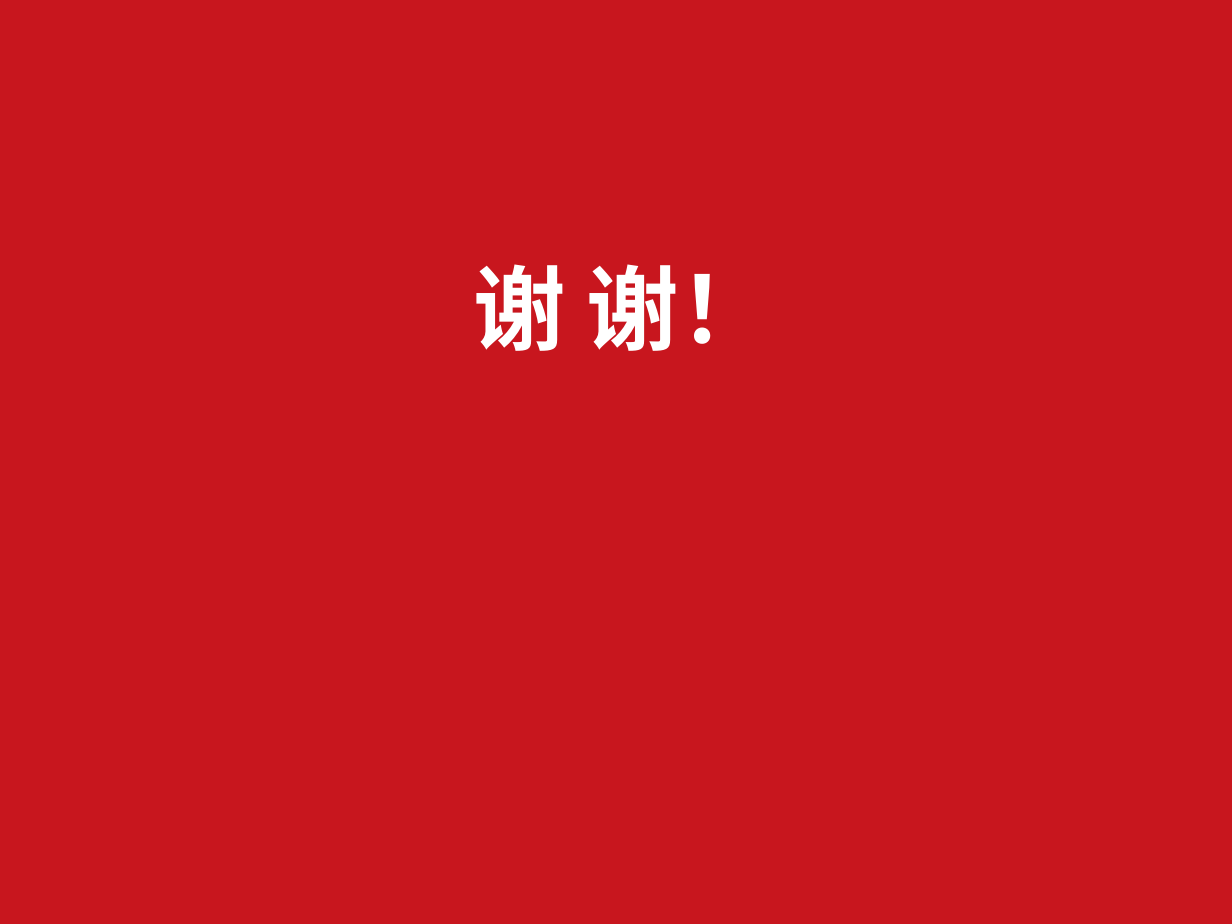
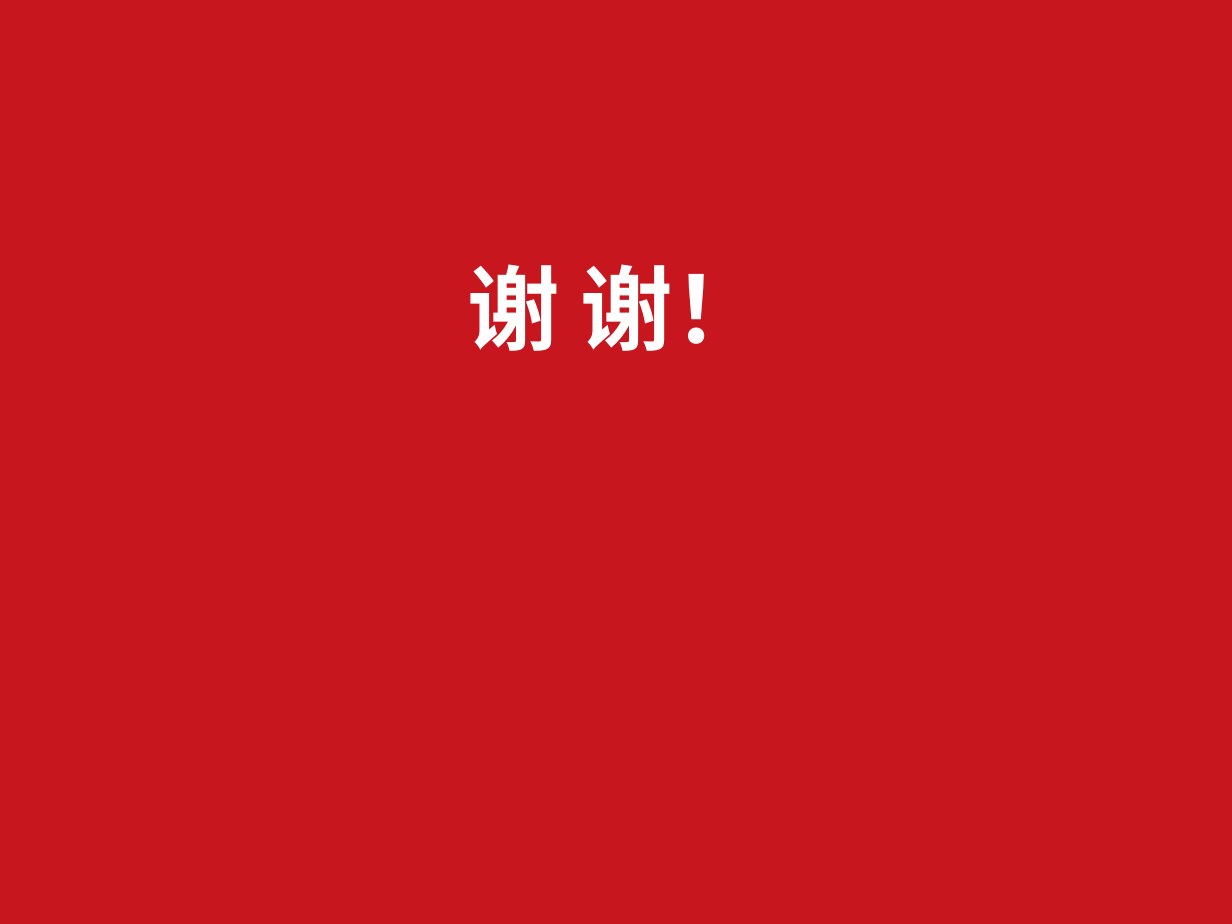
Before and after one commit to 962372515csn/e-school, a slide deck: slide 10 of ppt/软件创新.pptx (slide 6 before the commit). Drawn at 1232x924 pixels with LibreOffice and Linux fonts; fonts in the diff are those of the drawing; background and template pictures are left out. Boxes give left, top, right and bottom in pixels: in the first picture for what was removed or moved away, otherwise in the second. Text is boxed around its words. In the diff, an @@ line names an element or a change of style, - is before the commit and + after.

```diff
--- a/ppt/软件创新.pptx
+++ b/ppt/软件创新.pptx
@@ text "谢 谢！": place and size @@
-text "谢 谢！" at box(473, 264, 772, 351)
+text "谢 谢！" at box(467, 264, 766, 351)
```
Also in this commit, not shown: 2 other slides changed, 7 slides added, 3 slides removed, 2 other files.
